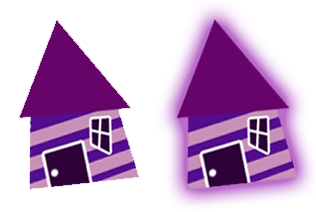
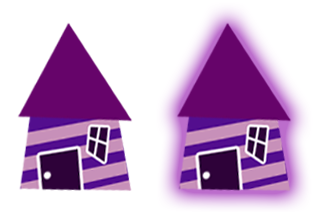
Two versions of the same layered image (316x212). Layer-by-layer changes:
added layer "Purple House copy 2" above "Purple House" over [176, 22, 292, 192]
added layer "Purple House" above "Purple House copy" over [17, 22, 133, 192]
hid "Purple House copy" (1st of 2) over [176, 19, 298, 190]
hid "Purple House copy" (2nd of 2) over [18, 19, 140, 190]
